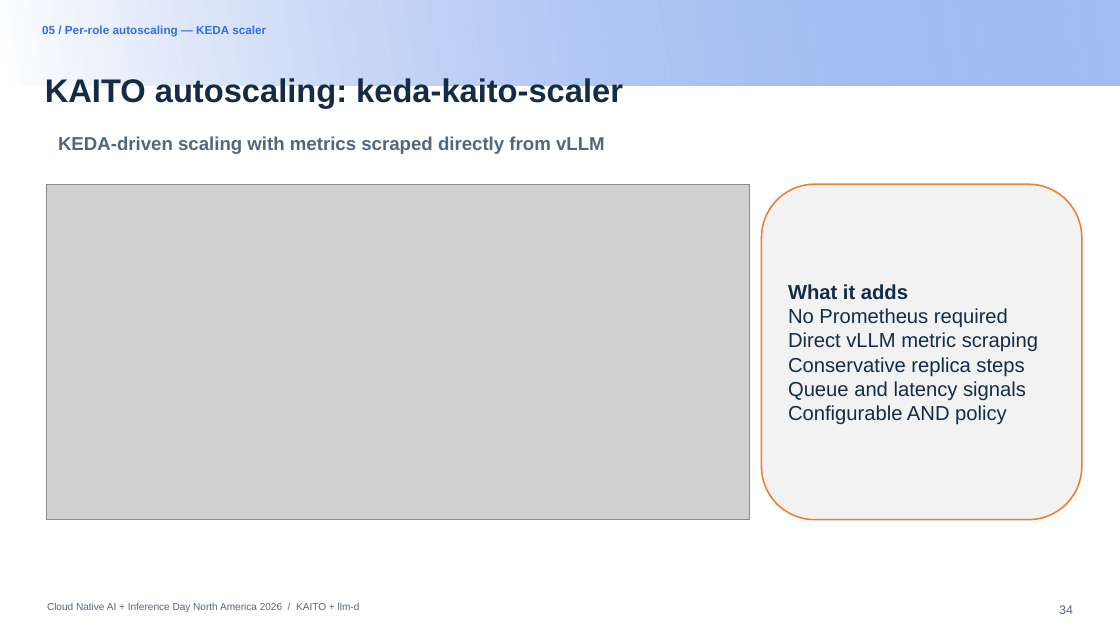
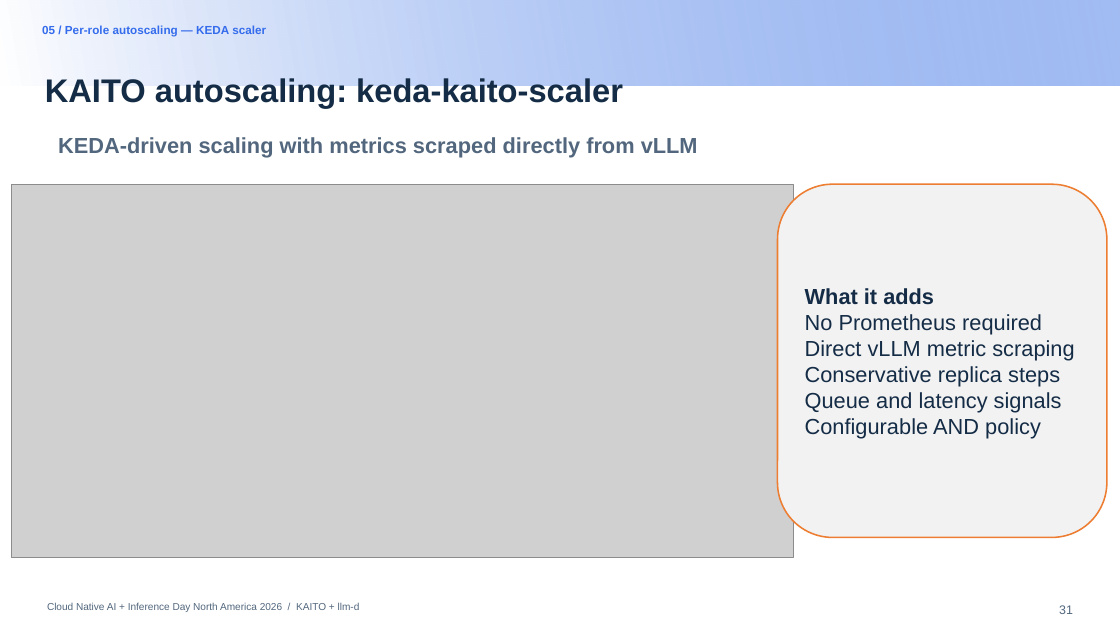
Before and after one commit to andyzhangx/demo, a slide deck: slide 31 of llm/pd-disaggregation/kubecon-na-2026-pd-disaggregation-kaito-llmd.pptx (slide 34 before the commit). Drawn at 1120x630 pixels with LibreOffice and Linux fonts; fonts in the diff are those of the drawing; grey boxes stand for pictures; background and template pictures are left out. Boxes give left, top, right and bottom in pixels: in the first picture for what was removed or moved away, otherwise in the second. Text is boxed around its words. In the diff, an @@ line names an element or a change of style, - is before the commit and + after.

```diff
--- a/llm/pd-disaggregation/kubecon-na-2026-pd-disaggregation-kaito-llmd.pptx
+++ b/llm/pd-disaggregation/kubecon-na-2026-pd-disaggregation-kaito-llmd.pptx
@@ text "KEDA-driven scaling with metrics scraped ..." at (58,137,698,158): size 12 to 14 pt @@
@@ picture: place and size @@
-picture at (47,185,750,521)
+picture at (11,185,793,558)
@@ rounded rectangle "What it adds No Prometheus ...": place and size @@
-rounded rectangle "What it adds No Prometheus ..." at (762,185,1082,521)
+rounded rectangle "What it adds No Prometheus ..." at (777,185,1107,538)
@@ rounded rectangle "What it adds No Prometheus ..." at (777,185,1107,538): size 13 to 14 pt @@
@@ page number at (1059,605,1073,614): text changed @@
-34
+31
```
Also in this commit, not shown: 14 other slides changed.
